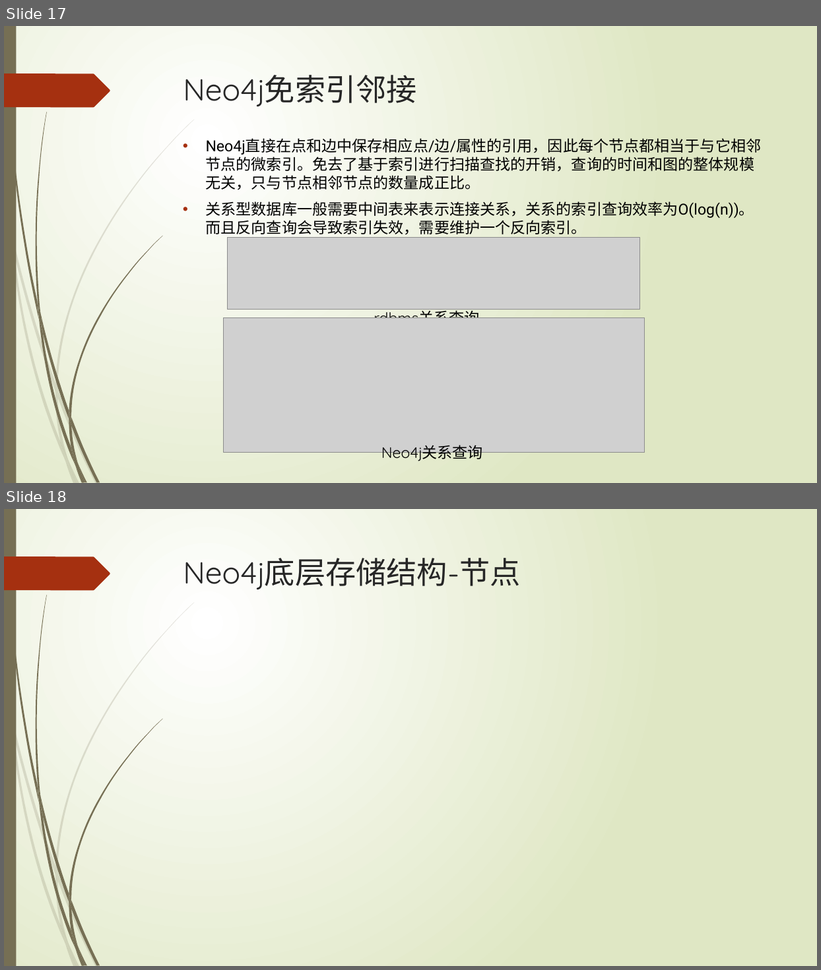
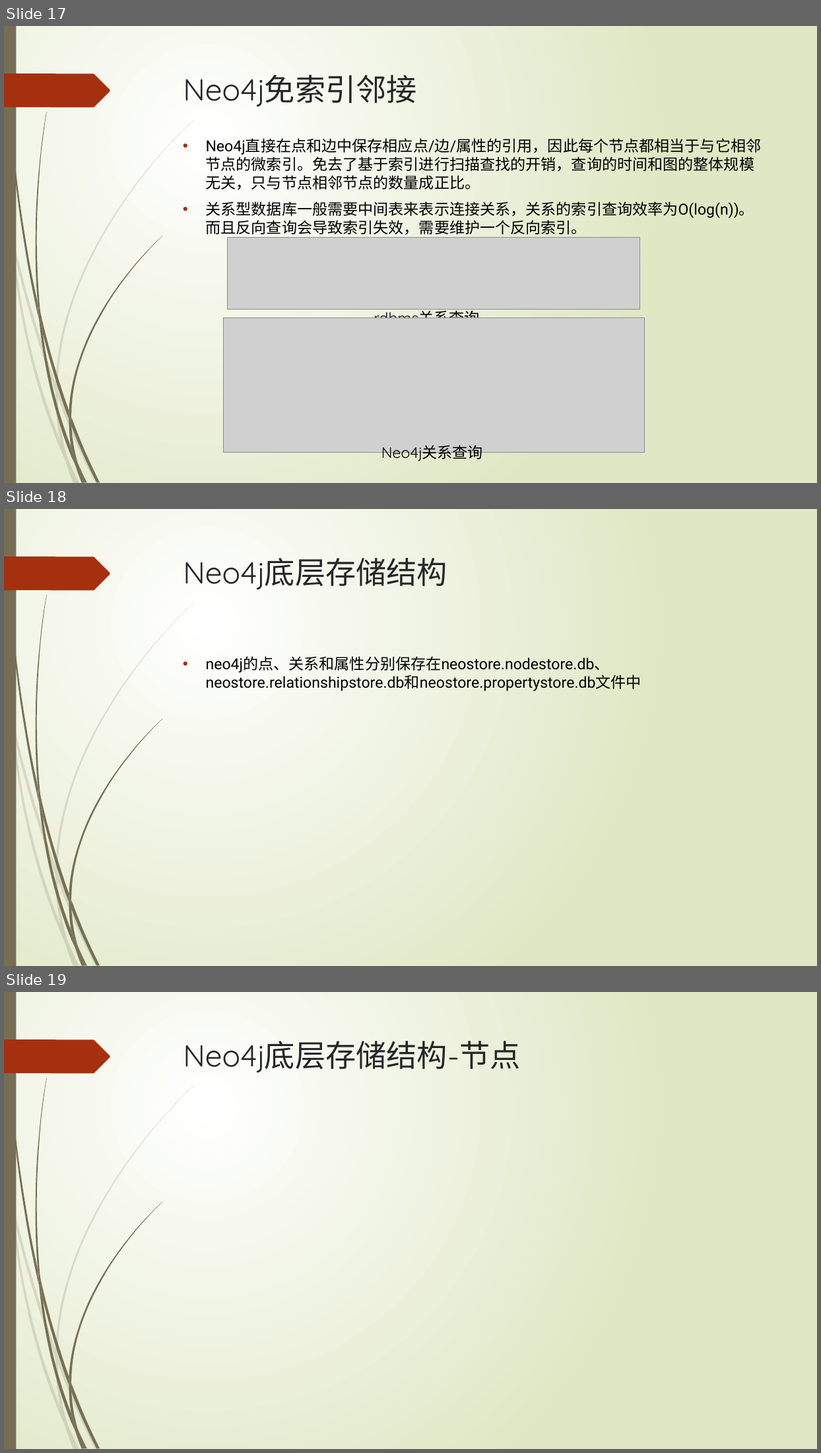
Before and after one commit to xljnc/thor, a slide deck: doc/Neo4j简介.pptx. Shown one above the other, each under a label of ours: slides 17 and 18 before the commit, slides 17, 18 and 19 after it. The pictures are 821x970 and 821x1453 pixels, drawn with LibreOffice and Linux fonts; fonts in the diff are those of the drawing; grey boxes stand for pictures. Boxes give left, top, right and bottom in pixels: in the first picture for what was removed or moved away, otherwise in the second. Text is boxed around its words. In the diff, an @@ line names an element or a change of style, - is before the commit and + after.

Commit message:
文档 by qiyu 2023-03-26

```diff
--- a/doc/Neo4j简介.pptx
+++ b/doc/Neo4j简介.pptx
@@ slide 18 added at (4, 509, 817, 966), background gradient #FFFFFF to #DFE8C4; not listed: 24 template elements that a slide beside it also shows @@
@@ title added at (183, 558, 448, 590), 36 pt, text #262626 @@
+Neo4j底层存储结构
@@ text added at (206, 656, 642, 691), 18 pt, text #000000 @@
+• neo4j的点、关系和属性分别保存在neostore.nodestore.db、neostore.relationshipstore.db和neostore.propertystore.db文件中
@@ what was slide 18 is now slide 19 @@
```
